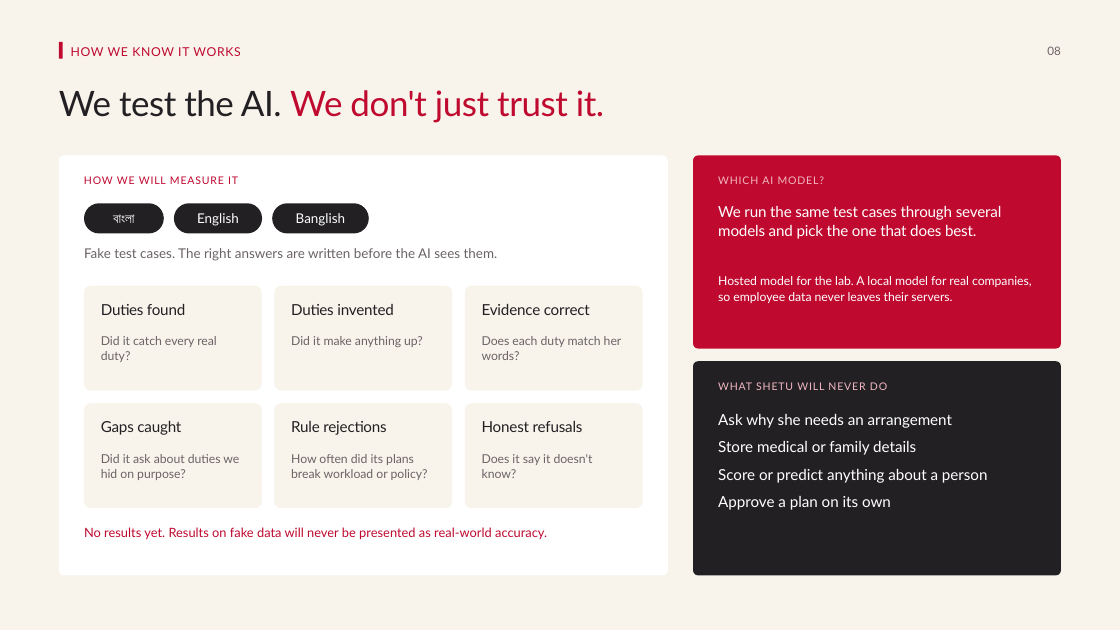
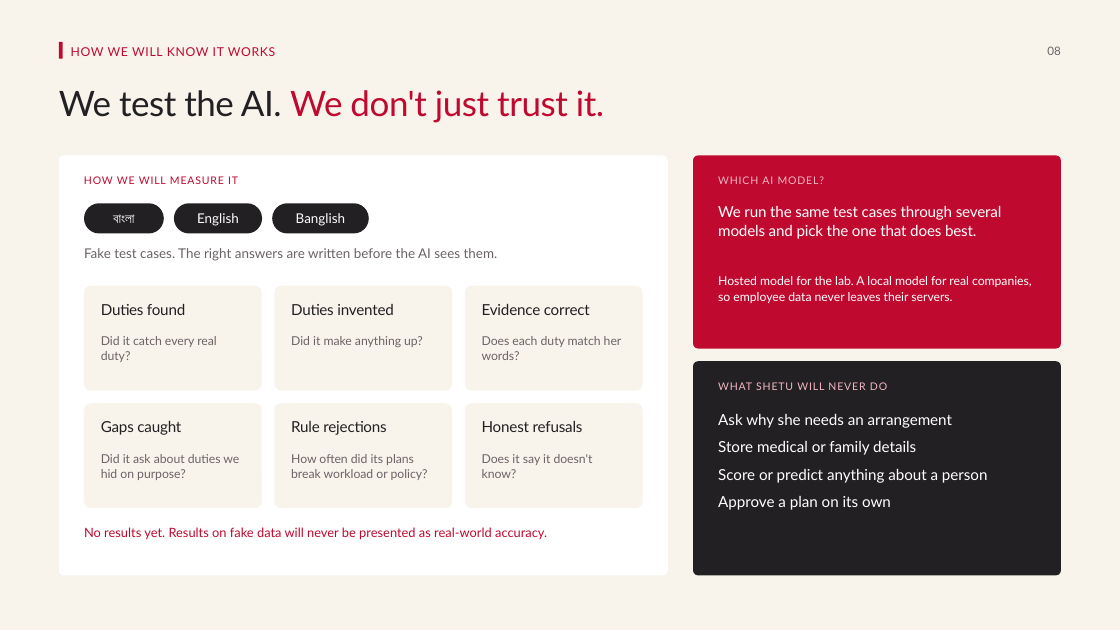
Before and after one commit to tonni19/shetu, a slide deck: slide 8 of docs/planning/05-Shetu-Proposal-Deck.pptx. Drawn at 1120x630 pixels with LibreOffice and Linux fonts; fonts in the diff are those of the drawing. Boxes give left, top, right and bottom in pixels: in the first picture for what was removed or moved away, otherwise in the second. Text is boxed around its words. In the diff, an @@ line names an element or a change of style, - is before the commit and + after.

```diff
--- a/docs/planning/05-Shetu-Proposal-Deck.pptx
+++ b/docs/planning/05-Shetu-Proposal-Deck.pptx
@@ text at [71,47,275,56]: text changed @@
-HOW WE KNOW IT WORKS
+HOW WE WILL KNOW IT WORKS
```
Also in this commit, not shown: 4 other slides changed, 9 other files.
